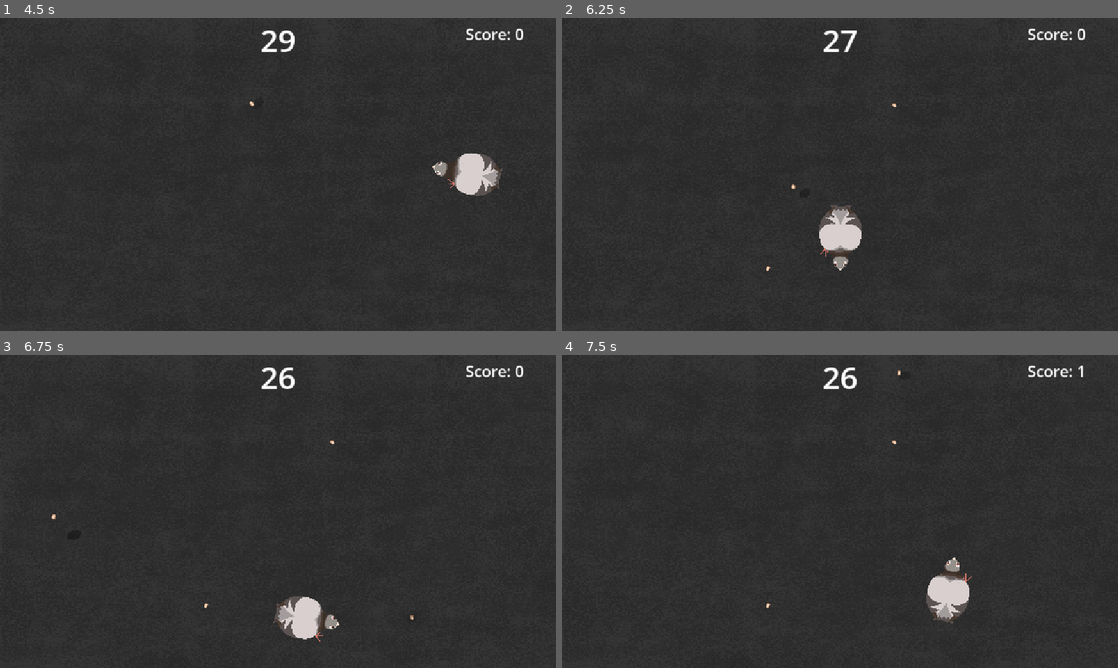
Above: before the commit, frames 1-4 (two rows, left to right).
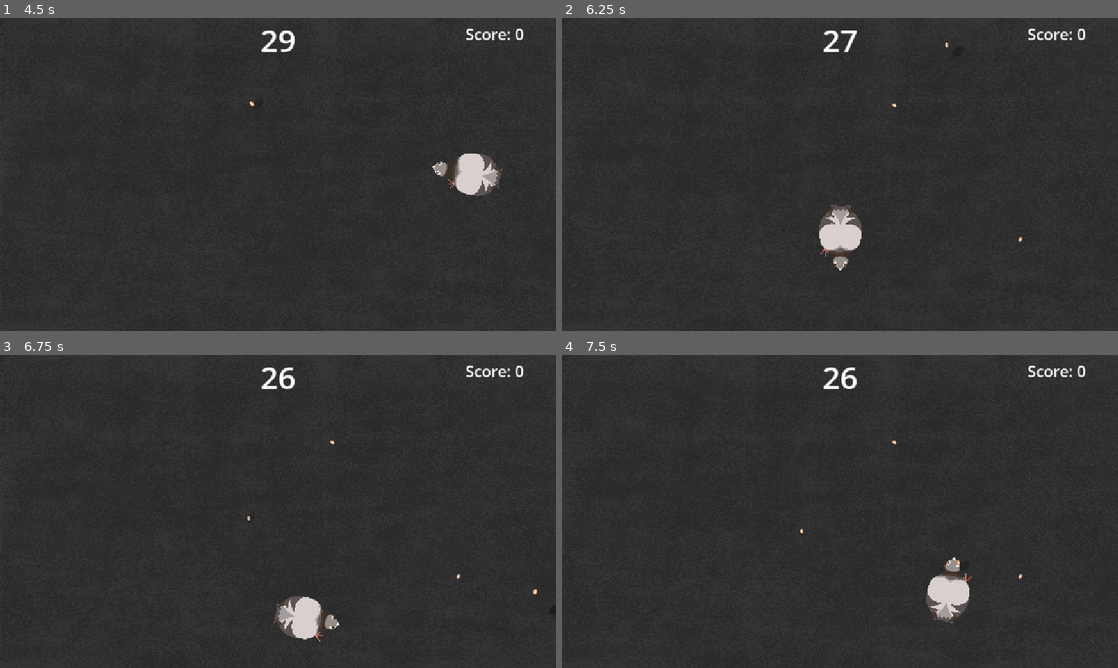
Above: after the commit, the same moments.

Repository: kimypham/seed-for-pigeon
Game: Godot game, scene res://main.tscn
The game is run twice, just before and just after one commit, with the same random seed, the same clock (stepped at 60 frames per second) and the same inputs.
Inputs:
- Up to frame 1 (4.5 s): click "Start" at 0.5 s; tap Enter at 1.25 s; hold D (move_right) 1.28-2.03 s; hold S (move_down) 2.03-2.78 s; hold D (move_right) 2.78-3.53 s; hold W (move_up) 3.53-4.28 s; hold A (move_left) from 4.28 s (still down)
- Up to frame 2 (6.25 s): release A (move_left) at 5.78 s; hold S (move_down) from 5.78 s (still down)
- Up to frame 3 (6.75 s): release S (move_down) at 6.53 s; hold D (move_right) from 6.53 s (still down)
- Up to frame 4 (7.5 s): release D (move_right) at 7.28 s; hold W (move_up) from 7.28 s (still down)

Frame 1 is identical in both runs. In frame 2, less than 0.1% of the frame differs, in the area x 36-83%, y 7-81%; in frame 3, less than 0.1%; in frame 4, less than 0.1%, in the area x 36-95%, y 3-81%.

Commit message:
add rainbow seed and seed shower

Diff:
--- a/main.gd
+++ b/main.gd
@@ -7,6 +7,8 @@
 var round_length
 
 const STARTING_ROUND_LENGTH = 30
+const MAX_SEEDS_IN_SHOWER = 20
+const RAINBOW_SEED_CHANCE = 0.1
 const SAVE_PATH = "user://highscore.bin"
 
 func _ready():
@@ -15,10 +17,13 @@
 	pass
 
 func _on_pigeon_eat(seed) -> void:
-	seed.eaten()
-	score += 1
+	var points = seed.eaten()
+	score += points
 	print("Score: ", score)
 	$HUD.update_score(score)
+	var is_rainbow = seed.is_rainbow
+	if is_rainbow:
+		seed_shower()
 
 func game_over():
 	$RoundTimer.stop()
@@ -69,6 +74,9 @@
 
 	add_child(seed_instance)
 	seed_instance.setup(start, target)
+	# 10% chance of rainbow seed
+	if randf() < RAINBOW_SEED_CHANCE:
+		seed_instance.set_rainbow()
 	seed_instance.landed.connect(_on_seed_landed)
 
 func _on_round_timer_timeout() -> void:
@@ -99,3 +107,24 @@
 	else:
 		push_warning("Couldn't load highscore file: ", error_string(FileAccess.get_open_error()))
 		return -1
+
+func seed_shower():
+	for i in range(MAX_SEEDS_IN_SHOWER):  # how many seeds in the shower
+		await get_tree().create_timer(0.1).timeout  # delay between each seed
+		var seed_instance = seed_scene.instantiate()
+		var screen_size = get_viewport().get_visible_rect().size
+
+		var target = Vector2(
+			randf_range(50, screen_size.x - 50),
+			randf_range(50, screen_size.y - 50)
+		)
+
+		var edge = randi() % 2
+		var start = Vector2.ZERO
+		match edge:
+			0: start = Vector2(-20, randf_range(0, screen_size.y))
+			1: start = Vector2(screen_size.x + 20, randf_range(0, screen_size.y))
+
+		add_child(seed_instance)
+		seed_instance.setup(start, target)
+		seed_instance.landed.connect(_on_seed_landed)
--- a/seed.gd
+++ b/seed.gd
@@ -13,6 +13,12 @@
 
 var spin_speed = 0.0
 var final_rotation = 0.0
+
+var is_rainbow = false
+var rainbow_elapsed = 0.0
+
+func set_rainbow():
+	is_rainbow = true
 
 func _ready():
 	scale = Vector2(0.2, 0.2)
@@ -44,6 +50,10 @@
 	return a.lerp(b, t).lerp(b.lerp(c, t), t)
 
 func _process(delta):
+	if is_rainbow:
+			rainbow_elapsed += delta
+			# Cycle through hues over time
+			$Sprite2D.modulate = Color.from_hsv(fmod(rainbow_elapsed * 0.8, 1.0), 0.7, 1.0)
 	if not landing:
 		return
 
@@ -77,3 +87,4 @@
 
 func eaten():
 	queue_free()
+	return 2 if is_rainbow else 1
